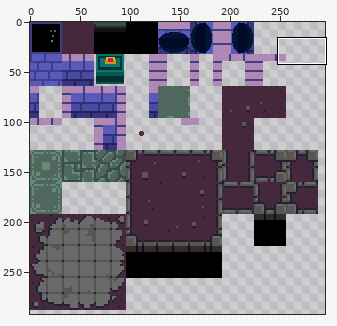
A sprite sheet gets an edit: core/assets/levels/tower-tileset.png. Above, an overview of the earlier version with the close-up marked.
Close-up. First the earlier version:
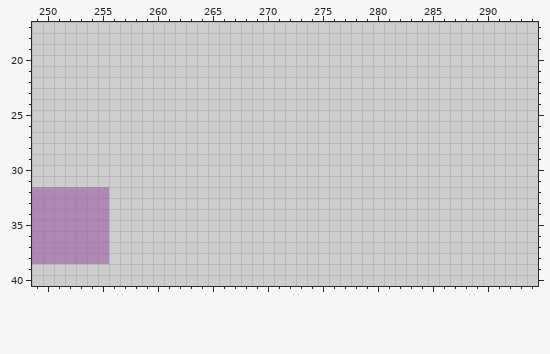
The file is 320x320 pixels. Colours within 5 levels of each other are drawn and written as one. Shown: x 249..294, y 17..40. The wide view leaves out empty margins.
After the commit:
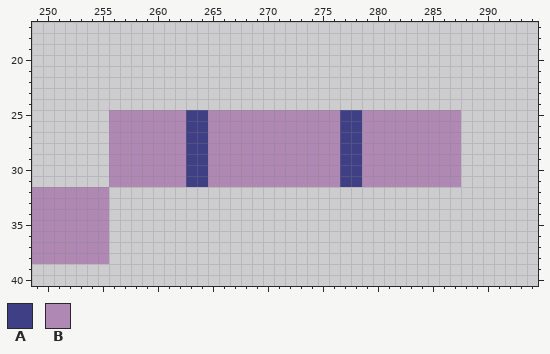
Palette (. is transparent): A #3f3f85  B #af88b3
From old to new:
There is now colour A in rows 25 to 31 at x 263 to 264 and 277 to 278.
There is now colour B in rows 25 to 31 at x 256 to 262, 265 to 276 and 279 to 287.
Where, in picture pixels (left, top, right, bottom), the same in both close-ups:
added: (109, 110, 461, 187)
